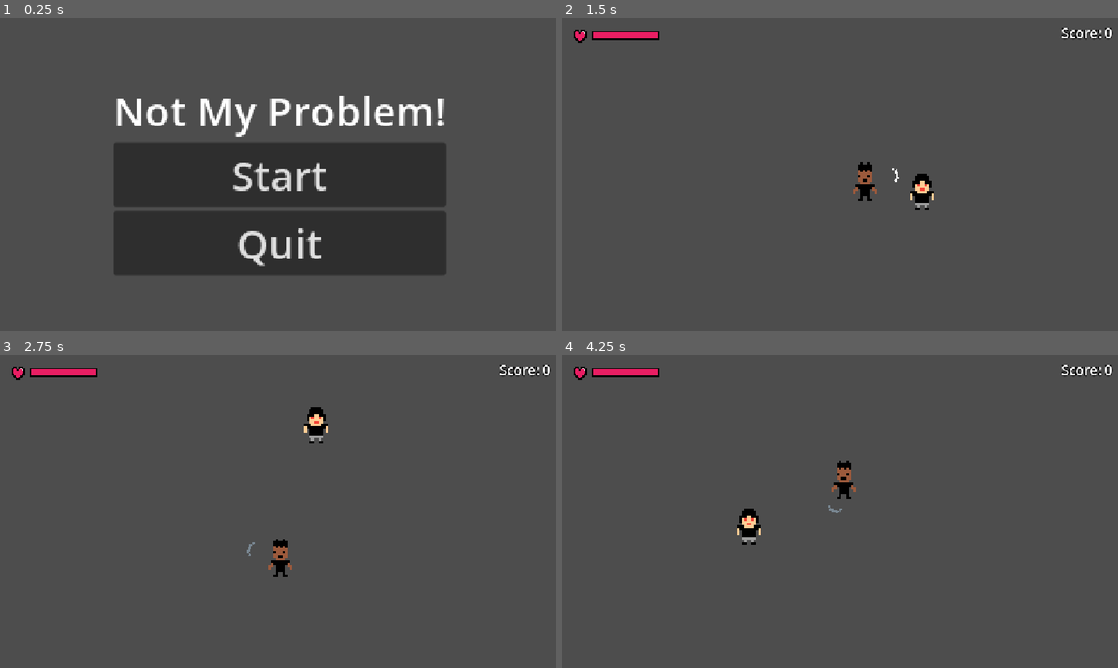
Above: before the commit, frames 1-4 (two rows, left to right).
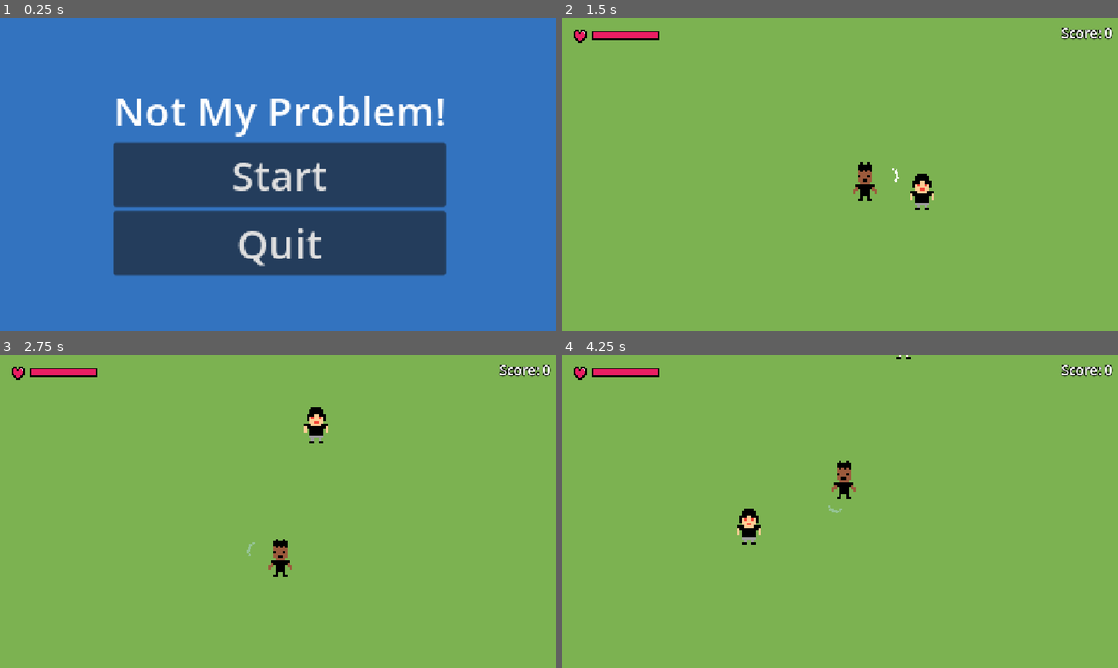
Above: after the commit, the same moments.

Repository: mcl-playz/notmyproblem
Game: Godot game, scene res://scenes/menu.tscn
The game is run twice, just before and just after one commit, with the same random seed, the same clock (stepped at 60 frames per second) and the same inputs. Sound files missing from this copy of the repository are replaced by a short silence.
Inputs (mouse positions are in pixels of both pictures, inside the frame that each line leads up to):
- Up to frame 1 (0.25 s): no input
- Up to frame 2 (1.5 s): click "Start" at 0.5 s; move the mouse to (962, 158) at 1.27 s; hold D (right) from 1.28 s (still down); click (962, 158) at 1.35 s
- Up to frame 3 (2.75 s): move the mouse to (166, 527) at 2.02 s; release D (right) at 2.03 s; hold S (backward) from 2.03 s (still down); click (166, 527) at 2.1 s
- Up to frame 4 (4.25 s): move the mouse to (895, 442) at 2.77 s; release S (backward) at 2.78 s; hold D (right) 2.78-3.53 s; click (895, 442) at 2.85 s; move the mouse to (812, 574) at 3.52 s; hold W (forward) from 3.53 s (still down); click (812, 574) at 3.6 s

The runs differ from the first frame. In frame 1, 98% of the frame differs, in the area x 0-100%, y 0-100%; in frame 2, 99%; in frame 3, 99%; in frame 4, 99%.

Commit message:
feat: surround the island with water
The game takes place on a 600x600 island. The player and enemies can't cross the shoreline, and enemies and bushes only spawn on the island.

Diff:
--- a/project.godot
+++ b/project.godot
@@ -58,5 +58,6 @@
 
 [rendering]
 
+environment/defaults/default_clear_color=Color(0.2, 0.45, 0.75, 1)
 textures/canvas_textures/default_texture_filter=0
 rendering_device/driver.windows="d3d12"
--- a/scenes/enemy.tscn
+++ b/scenes/enemy.tscn
@@ -30,7 +30,7 @@
 
 [node name="Enemy" type="CharacterBody2D" unique_id=1560836702 groups=["enemies"]]
 collision_layer = 2
-collision_mask = 2
+collision_mask = 34
 script = ExtResource("1_md0e3")
 bullet_scene = ExtResource("2_5uy6h")
 
--- a/scenes/game.tscn
+++ b/scenes/game.tscn
@@ -8,13 +8,37 @@
 [ext_resource type="Script" uid="uid://bkrg5j3xto1gv" path="res://scripts/camera.gd" id="7_camera"]
 [ext_resource type="Script" uid="uid://djkp6eh6i2mpf" path="res://scripts/bush_spawner.gd" id="8_bush_spawner"]
 [ext_resource type="PackedScene" path="res://scenes/bush.tscn" id="9_bush"]
+[ext_resource type="Script" uid="uid://br054wla7c40k" path="res://scripts/arena.gd" id="10_arena"]
 
 [node name="Game" type="Node2D" unique_id=646669901]
 script = ExtResource("6_game")
 
+[node name="Arena" type="Node2D" parent="." unique_id=1473829105 groups=["arena"]]
+z_index = -10
+script = ExtResource("10_arena")
+size = Vector2(600, 600)
+
+[node name="Ground" type="Polygon2D" parent="Arena" unique_id=938475610]
+color = Color(0.49, 0.7, 0.32, 1)
+polygon = PackedVector2Array(-300, -300, 300, -300, 300, 300, -300, 300)
+
+[node name="Shore" type="Line2D" parent="Arena" unique_id=1203948576]
+points = PackedVector2Array(-300, -300, 300, -300, 300, 300, -300, 300)
+closed = true
+width = 3.0
+default_color = Color(0.85, 0.93, 1, 1)
+
+[node name="Walls" type="StaticBody2D" parent="Arena" unique_id=574839201]
+collision_layer = 32
+collision_mask = 0
+
+[node name="CollisionPolygon2D" type="CollisionPolygon2D" parent="Arena/Walls" unique_id=1928475630]
+build_mode = 1
+polygon = PackedVector2Array(-300, -300, 300, -300, 300, 300, -300, 300)
+
 [node name="Player" parent="." unique_id=932545134 instance=ExtResource("1_uwrxv")]
 position = Vector2(1, 3.0000076)
-collision_mask = 2
+collision_mask = 34
 
 [node name="Camera2D" type="Camera2D" parent="Player" unique_id=308955695]
 position = Vector2(-1, -3.0000076)
--- /dev/null
+++ b/scripts/arena.gd
@@ -0,0 +1,27 @@
+@tool
+extends Node2D
+
+## Size of the island. Everything outside it is water the player can't walk into.
+@export var size: Vector2 = Vector2(1200, 1200):
+	set(value):
+		size = value
+		if is_node_ready():
+			_build()
+
+
+func _ready() -> void:
+	_build()
+
+
+func _build() -> void:
+	var half := size / 2.0
+	var corners := PackedVector2Array([-half, Vector2(half.x, -half.y), half, Vector2(-half.x, half.y)])
+	$Ground.polygon = corners
+	$Shore.points = corners
+	$Walls/CollisionPolygon2D.polygon = corners
+
+
+## Moves a point onto the island, at least `margin` from the water.
+func clamp_inside(point: Vector2, margin: float) -> Vector2:
+	var half := size / 2.0 - Vector2.ONE * margin
+	return point.clamp(global_position - half, global_position + half)
--- a/scripts/bush_spawner.gd
+++ b/scripts/bush_spawner.gd
@@ -17,6 +17,10 @@
 	# Somewhere the player can see: inside the smaller half of the camera view.
 	var view_size := get_viewport().get_visible_rect().size / get_viewport().get_camera_2d().zoom
 	var max_distance := maxf(minf(view_size.x, view_size.y) / 2.0 * 0.8, min_distance)
+	var spawn_position := player.global_position + Vector2.RIGHT.rotated(randf() * TAU) * randf_range(min_distance, max_distance)
+	var arena = get_tree().get_first_node_in_group("arena")
+	if arena:
+		spawn_position = arena.clamp_inside(spawn_position, 10.0)
 	var bush: Node2D = bush_scene.instantiate()
-	bush.global_position = player.global_position + Vector2.RIGHT.rotated(randf() * TAU) * randf_range(min_distance, max_distance)
+	bush.global_position = spawn_position
 	get_parent().add_child(bush)
--- a/scripts/enemy_spawner.gd
+++ b/scripts/enemy_spawner.gd
@@ -29,8 +29,17 @@
 	if player == null or get_tree().get_nodes_in_group("enemies").size() >= max_enemies:
 		return
 
-	var view_size := get_viewport().get_visible_rect().size / get_viewport().get_camera_2d().zoom
-	var distance := view_size.length() / 2.0 + spawn_margin
-	var enemy: Node2D = enemy_scene.instantiate()
-	enemy.global_position = player.global_position + Vector2.RIGHT.rotated(randf() * TAU) * distance
-	get_parent().add_child(enemy)
+	var camera := get_viewport().get_camera_2d()
+	var half_view := get_viewport().get_visible_rect().size / camera.zoom / 2.0 + Vector2.ONE * spawn_margin
+	var arena = get_tree().get_first_node_in_group("arena")
+	# Pick a random direction and go just past the edge of the screen that way. Try again
+	# until the point is on the island rather than in the water; if none is, skip this spawn.
+	for attempt in 16:
+		var direction := Vector2.RIGHT.rotated(randf() * TAU)
+		var distance := minf(half_view.x / absf(direction.x), half_view.y / absf(direction.y))
+		var spawn_position := camera.get_screen_center_position() + direction * distance
+		if arena == null or arena.clamp_inside(spawn_position, 10.0) == spawn_position:
+			var enemy: Node2D = enemy_scene.instantiate()
+			enemy.global_position = spawn_position
+			get_parent().add_child(enemy)
+			return
Not shown, added: scripts/arena.gd.uid
